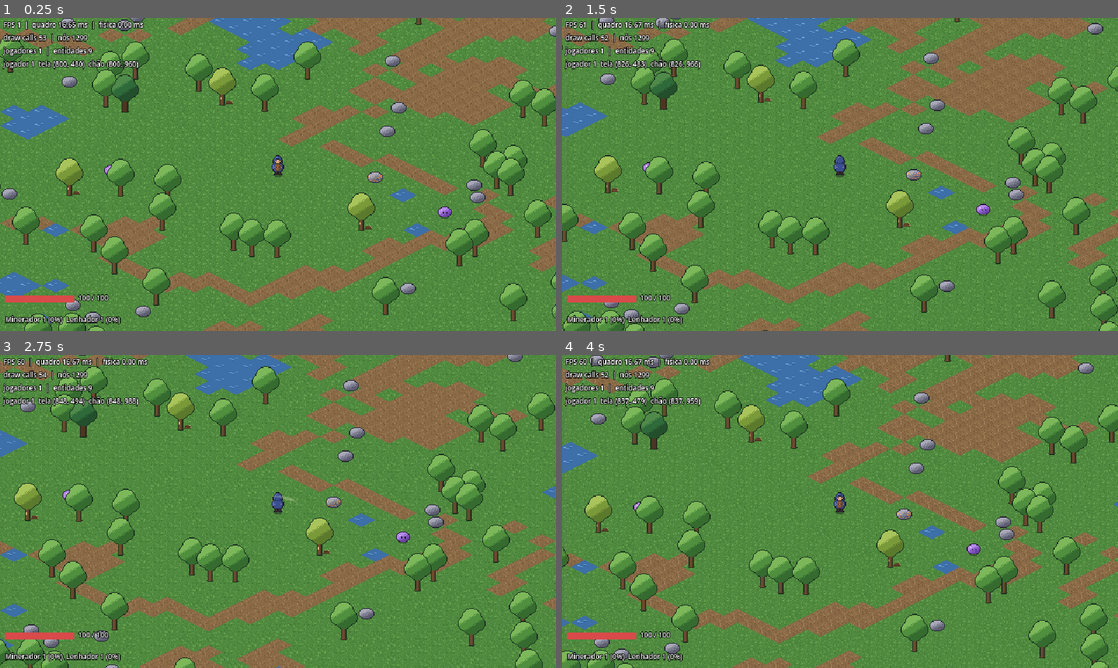
Above: before the commit, frames 1-4 (two rows, left to right).
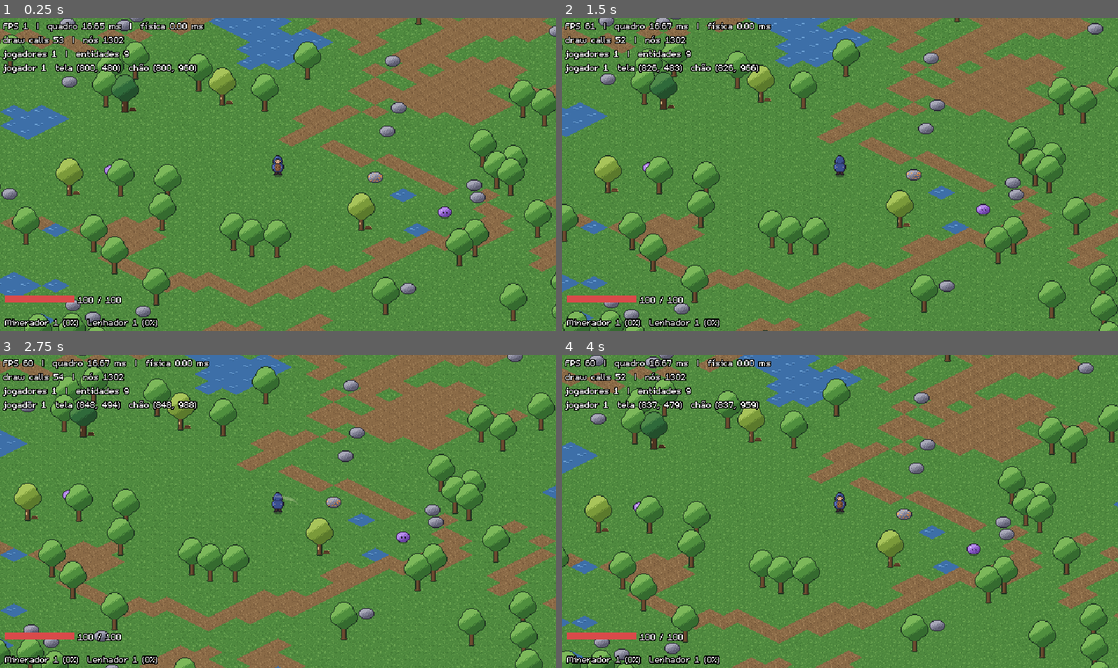
Above: after the commit, the same moments.

Repository: joaovictormendessilva/2d-isometric
Game: Godot game, scene res://scenes/main/main.tscn
Same seed, same stepped clock (60 frames per second), same inputs: the game is played once before the commit and once after it.
Inputs (mouse positions are in pixels of both pictures, inside the frame that each line leads up to):
- Up to frame 1 (0.25 s): no input
- Up to frame 2 (1.5 s): tap Enter at 0.5 s; move the mouse to (962, 158) at 0.52 s; press the mouse at (962, 158) at 0.53 s; hold D (move_right) 0.53-1.28 s; tap E (interact) at 0.8, 1.35 s; move the mouse to (728, 190) at 1.27 s; release the mouse at (728, 190) at 1.28 s; hold S (move_down) from 1.28 s (still down)
- Up to frame 3 (2.75 s): click (166, 527) at 1.55 s; move the mouse to (333, 442) at 2.02 s; release S (move_down) at 2.03 s; press the mouse at (333, 442) at 2.03 s; hold D (move_right) from 2.03 s (still down); tap E (interact) at 2.3 s
- Up to frame 4 (4 s): move the mouse to (812, 574) at 2.77 s; release D (move_right) at 2.78 s; release the mouse at (812, 574) at 2.78 s; hold W (move_up) 2.78-3.53 s; tap E (interact) at 2.85, 3.8 s; click (812, 574) at 3.05 s; move the mouse to (1006, 558) at 3.52 s; press the mouse at (1006, 558) at 3.53 s; hold A (move_left) from 3.53 s (still down)

The runs differ from the first frame. In frame 1, 3.6% of the frame differs, in the area x 0-37%, y 0-99%; in frame 2, 3.6%, in the area x 0-38%, y 0-99%; in frame 3, 3.6%; in frame 4, 3.6%.

Commit message:
E1 feedback: readable pixel font, staggered notices, gather prompt, marked old oak
- m5x7 pixel font (CC0, Daniel Linssen) as project font at size 16, no antialiasing;
  shared UI theme replaces per-label outline/size overrides
- HUD is a bottom-left column that grows upward; inventory line wraps
- Gain/level/refusal notices queue and appear one at a time (no overlapping text)
- InteractionPrompt: '[E] name' over the node in reach, or what is missing
- Gatherer.check() shared by gathering and prompt; refusal texts in one place
- Old oak gets the same 'gatherable' marks as the lumber tree (axe cut, log pile)

Diff:
--- /dev/null
+++ b/assets/ui/theme.tres
@@ -0,0 +1,8 @@
+[gd_resource type="Theme" format=3]
+
+[resource]
+default_font_size = 16
+Label/colors/font_outline_color = Color(0, 0, 0, 1)
+Label/constants/outline_size = 4
+VBoxContainer/constants/separation = 0
+HBoxContainer/constants/separation = 4
--- a/project.godot
+++ b/project.godot
@@ -85,6 +85,12 @@
 
 common/physics_interpolation=true
 
+[gui]
+
+theme/custom="res://assets/ui/theme.tres"
+theme/custom_font="res://assets/fonts/m5x7.ttf"
+theme/default_font_size=16
+
 [rendering]
 
 textures/canvas_textures/default_texture_filter=0
--- a/scenes/components/gatherer.gd
+++ b/scenes/components/gatherer.gd
@@ -74,20 +74,25 @@
 func try_gather(node: ResourceNode, slack: float = 0.0) -> bool:
 	if node == null or node.is_depleted() or _gap_to(node) > BALANCE.gather_range + slack:
 		return false
-	var tool := GatheringRules.best_tool(node.data, _tools())
-	var level := _skill_level(node.data.skill)
-	var check := GatheringRules.check(node.data, level, tool)
-	if check != GatheringRules.Check.OK:
-		refused.emit(node, check)
+	var result := check(node)
+	if result != GatheringRules.Check.OK:
+		refused.emit(node, result)
 		return false
 	stop()
 	_node = node
-	_duration = GatheringRules.gather_duration(node.data, level, tool, BALANCE)
+	_duration = GatheringRules.gather_duration(node.data, _skill_level(node.data.skill),
+		GatheringRules.best_tool(node.data, _tools()), BALANCE)
 	_time_left = _duration
 	_anchor = _body.position
 	_move_tolerance = MOVE_TOLERANCE + slack
 	started.emit(node, _duration)
 	return true
+
+
+## Este jogador pode coletar `node` (ferramenta e nível)?
+func check(node: ResourceNode) -> GatheringRules.Check:
+	return GatheringRules.check(node.data, _skill_level(node.data.skill),
+		GatheringRules.best_tool(node.data, _tools()))
 
 
 func stop() -> void:
--- a/scenes/main/main.gd
+++ b/scenes/main/main.gd
@@ -32,6 +32,7 @@
 @onready var _net_status: NetStatus = $UI/NetStatus
 @onready var _debug_overlay: DebugOverlay = $UI/DebugOverlay
 @onready var _player_feedback: PlayerFeedback = $PlayerFeedback
+@onready var _interaction_prompt: InteractionPrompt = $World/InteractionPrompt
 
 
 func _ready() -> void:
@@ -76,6 +77,7 @@
 	var progress := session.get_skills(local_player_id())
 	_hud.setup(character, inventory, items, progress, skills)
 	_player_feedback.setup(character, inventory, progress, items, skills, _damage_numbers)
+	_interaction_prompt.setup(character)
 
 
 ## Desliga teclado/controle do jogador local (testes e capturas dirigem o personagem
--- a/scenes/main/main.tscn
+++ b/scenes/main/main.tscn
@@ -10,6 +10,7 @@
 [ext_resource type="Script" path="res://scenes/net/network.gd" id="8_network"]
 [ext_resource type="Script" path="res://scenes/ui/net_status.gd" id="9_net_status"]
 [ext_resource type="Script" path="res://scenes/ui/player_feedback.gd" id="10_feedback"]
+[ext_resource type="Script" path="res://scenes/ui/interaction_prompt.gd" id="11_prompt"]
 
 [node name="Main" type="Node"]
 script = ExtResource("1_main")
@@ -22,6 +23,10 @@
 [node name="DamageNumbers" type="Node2D" parent="World"]
 z_index = 50
 script = ExtResource("6_numbers")
+
+[node name="InteractionPrompt" type="Node2D" parent="World"]
+z_index = 50
+script = ExtResource("11_prompt")
 
 [node name="Camera" type="Camera2D" parent="."]
 process_callback = 0
@@ -45,9 +50,6 @@
 offset_top = 2.0
 offset_right = 400.0
 offset_bottom = 60.0
-theme_override_colors/font_outline_color = Color(0, 0, 0, 1)
-theme_override_constants/outline_size = 3
-theme_override_font_sizes/font_size = 8
 script = ExtResource("4_debug")
 
 [node name="NetStatus" type="Label" parent="UI"]
@@ -61,59 +63,43 @@
 offset_bottom = 14.0
 grow_horizontal = 0
 horizontal_alignment = 2
-theme_override_colors/font_outline_color = Color(0, 0, 0, 1)
-theme_override_constants/outline_size = 3
-theme_override_font_sizes/font_size = 8
 script = ExtResource("9_net_status")
 
-[node name="Hud" type="Control" parent="UI"]
-layout_mode = 3
+[node name="Hud" type="VBoxContainer" parent="UI"]
 anchors_preset = 2
 anchor_top = 1.0
 anchor_bottom = 1.0
 offset_left = 6.0
-offset_top = -41.0
-offset_right = 206.0
+offset_top = -4.0
+offset_right = 306.0
 offset_bottom = -4.0
 grow_vertical = 0
 mouse_filter = 2
 script = ExtResource("7_hud")
 
-[node name="HealthBar" type="ColorRect" parent="UI/Hud"]
+[node name="HealthRow" type="HBoxContainer" parent="UI/Hud"]
+layout_mode = 2
+mouse_filter = 2
+
+[node name="HealthBar" type="ColorRect" parent="UI/Hud/HealthRow"]
+custom_minimum_size = Vector2(80, 8)
+layout_mode = 2
+size_flags_vertical = 4
+mouse_filter = 2
+color = Color(0.1, 0.07, 0.12, 0.85)
+
+[node name="Fill" type="ColorRect" parent="UI/Hud/HealthRow/HealthBar"]
 layout_mode = 0
 offset_right = 80.0
 offset_bottom = 8.0
-color = Color(0.1, 0.07, 0.12, 0.85)
+mouse_filter = 2
 
-[node name="Fill" type="ColorRect" parent="UI/Hud/HealthBar"]
-layout_mode = 0
-offset_right = 80.0
-offset_bottom = 8.0
-
-[node name="Value" type="Label" parent="UI/Hud/HealthBar"]
-layout_mode = 0
-offset_left = 84.0
-offset_top = -3.0
-offset_right = 160.0
-offset_bottom = 10.0
-theme_override_colors/font_outline_color = Color(0, 0, 0, 1)
-theme_override_constants/outline_size = 3
-theme_override_font_sizes/font_size = 8
+[node name="Value" type="Label" parent="UI/Hud/HealthRow"]
+layout_mode = 2
 
 [node name="Inventory" type="Label" parent="UI/Hud"]
-layout_mode = 0
-offset_top = 11.0
-offset_right = 200.0
-offset_bottom = 24.0
-theme_override_colors/font_outline_color = Color(0, 0, 0, 1)
-theme_override_constants/outline_size = 3
-theme_override_font_sizes/font_size = 8
+layout_mode = 2
+autowrap_mode = 3
 
 [node name="Skills" type="Label" parent="UI/Hud"]
-layout_mode = 0
-offset_top = 22.0
-offset_right = 300.0
-offset_bottom = 35.0
-theme_override_colors/font_outline_color = Color(0, 0, 0, 1)
-theme_override_constants/outline_size = 3
-theme_override_font_sizes/font_size = 8
+layout_mode = 2
--- a/scenes/ui/damage_numbers.gd
+++ b/scenes/ui/damage_numbers.gd
@@ -17,8 +17,8 @@
 
 func _ready() -> void:
 	var settings := LabelSettings.new()
-	settings.font_size = 8
-	settings.outline_size = 3
+	settings.font_size = 16
+	settings.outline_size = 4
 	settings.outline_color = Color.BLACK
 	for i in POOL_SIZE:
 		var label := Label.new()
--- /dev/null
+++ b/scenes/ui/gathering_texts.gd
@@ -0,0 +1,13 @@
+class_name GatheringTexts
+extends RefCounted
+## Textos da coleta mostrados ao jogador (um lugar só para o aviso flutuante e o rótulo).
+
+
+## Por que não dá para coletar; vazio se dá.
+static func refusal(data: ResourceNodeData, check: GatheringRules.Check) -> String:
+	match check:
+		GatheringRules.Check.NEEDS_TOOL:
+			return "Precisa de ferramenta nível %d" % data.min_tool_tier
+		GatheringRules.Check.NEEDS_LEVEL:
+			return "Precisa de %s nível %d" % [data.skill.display_name, data.min_skill_level]
+	return ""
--- a/scenes/ui/hud.gd
+++ b/scenes/ui/hud.gd
@@ -7,8 +7,9 @@
 var _items: ItemDatabase
 var _skills: DataCatalog
 
-@onready var _bar_fill: ColorRect = $HealthBar/Fill
-@onready var _health_label: Label = $HealthBar/Value
+@onready var _bar: ColorRect = $HealthRow/HealthBar
+@onready var _bar_fill: ColorRect = $HealthRow/HealthBar/Fill
+@onready var _health_label: Label = $HealthRow/Value
 @onready var _inventory_label: Label = $Inventory
 @onready var _skills_label: Label = $Skills
 
@@ -27,7 +28,7 @@
 
 
 func _on_health_changed(current: int, maximum: int) -> void:
-	_bar_fill.size.x = ($HealthBar as Control).size.x * current / maxf(maximum, 1)
+	_bar_fill.size.x = _bar.custom_minimum_size.x * current / maxf(maximum, 1)
 	_health_label.text = "%d / %d" % [current, maximum]
 
 
--- /dev/null
+++ b/scenes/ui/interaction_prompt.gd
@@ -0,0 +1,51 @@
+class_name InteractionPrompt
+extends Node2D
+## Rótulo sobre o ponto de coleta ao alcance do jogador LOCAL: "[E] Árvore de lenha", ou o que
+## falta para coletar ("Carvalho antigo: precisa de ferramenta nível 2"). Assim todo ponto
+## coletável se identifica quando o jogador chega perto. Só apresentação.
+
+const READY_COLOR := Color("e8c15a")
+const BLOCKED_COLOR := Color("ff9f6b")
+const LABEL_SIZE := Vector2(240, 12)
+## Distância entre o topo do desenho do ponto e o rótulo.
+const MARGIN := 2.0
+## Procura o ponto 10 vezes por segundo (busca física), não todo quadro.
+const REFRESH_INTERVAL := 0.1
+
+var _character: Character
+var _label := Label.new()
+var _refresh_left := 0.0
+
+
+func _ready() -> void:
+	_label.size = LABEL_SIZE
+	_label.horizontal_alignment = HORIZONTAL_ALIGNMENT_CENTER
+	_label.vertical_alignment = VERTICAL_ALIGNMENT_BOTTOM
+	_label.position = Vector2(-LABEL_SIZE.x / 2.0, -LABEL_SIZE.y)
+	add_child(_label)
+	visible = false
+
+
+func setup(character: Character) -> void:
+	_character = character
+
+
+func _physics_process(delta: float) -> void:
+	_refresh_left -= delta
+	if _refresh_left > 0.0:
+		return
+	_refresh_left = REFRESH_INTERVAL
+	var gatherer := _character.gatherer if is_instance_valid(_character) else null
+	var node := gatherer.find_node() if gatherer and not gatherer.is_gathering() else null
+	visible = node != null
+	if not visible:
+		return
+	var sprite: Sprite2D = node.get_node("Sprite")
+	position = node.position + Vector2(0.0, sprite.get_rect().position.y - MARGIN)
+	var refusal := GatheringTexts.refusal(node.data, gatherer.check(node))
+	if refusal.is_empty():
+		_label.text = "[E] %s" % node.data.display_name
+		_label.modulate = READY_COLOR
+	else:
+		_label.text = "%s: %s" % [node.data.display_name, refusal.to_lower()]
+		_label.modulate = BLOCKED_COLOR
--- a/scenes/ui/player_feedback.gd
+++ b/scenes/ui/player_feedback.gd
@@ -1,18 +1,24 @@
 class_name PlayerFeedback
 extends Node
 ## Avisos flutuantes do jogador LOCAL: itens ganhos ("+1 Madeira"), nível de coleta subindo e
-## por que não dá para coletar ("Precisa de ferramenta nível 2"). Só apresentação.
+## por que não dá para coletar ("Precisa de ferramenta nível 2"). Avisos que chegam juntos
+## (ex.: minério e pedra da mesma coleta) saem um de cada vez, sem se sobrepor. Só apresentação.
 
 const GAIN_COLOR := Color("e8e0b0")
 const LEVEL_COLOR := Color("8fe388")
 const REFUSED_COLOR := Color("ff9f6b")
 const MESSAGE_TIME := 1.2
+## Intervalo entre avisos seguidos.
+const MESSAGE_INTERVAL := 0.3
+const MAX_QUEUED := 6
 
 var _character: Character
 var _items: ItemDatabase
 var _skills: DataCatalog
 var _numbers: DamageNumbers
 var _levels: Dictionary[StringName, int] = {}
+var _queue: Array[Array] = []  # [texto, cor]
+var _wait := 0.0
 
 
 func setup(character: Character, inventory: Inventory, progress: SkillProgress,
@@ -45,14 +51,19 @@
 
 
 func _on_gather_refused(node: ResourceNode, reason: GatheringRules.Check) -> void:
-	var data := node.data
-	match reason:
-		GatheringRules.Check.NEEDS_TOOL:
-			_show("Precisa de ferramenta nível %d" % data.min_tool_tier, REFUSED_COLOR)
-		GatheringRules.Check.NEEDS_LEVEL:
-			_show("Precisa de %s nível %d" % [data.skill.display_name, data.min_skill_level],
-				REFUSED_COLOR)
+	_show(GatheringTexts.refusal(node.data, reason), REFUSED_COLOR)
 
 
 func _show(text: String, color: Color) -> void:
-	_numbers.show_text(_character.position, text, color, MESSAGE_TIME)
+	if _queue.size() >= MAX_QUEUED:
+		_queue.pop_front()  # avisos velhos perdem a vez
+	_queue.append([text, color])
+
+
+func _process(delta: float) -> void:
+	_wait -= delta
+	if _wait > 0.0 or _queue.is_empty():
+		return
+	var message: Array = _queue.pop_front()
+	_numbers.show_text(_character.position, message[0], message[1], MESSAGE_TIME)
+	_wait = MESSAGE_INTERVAL
--- a/tools/generate_placeholder_art.gd
+++ b/tools/generate_placeholder_art.gd
@@ -166,8 +166,8 @@
 	_save(_character_sheet(), OUT_DIR + "character.png")
 	_save(_tree(LEAVES, TRUNK), OUT_DIR + "tree.png")
 	_save(_rock(), OUT_DIR + "rock.png")
-	_save(_lumber_tree(), OUT_DIR + "lumber_tree.png")
-	_save(_tree(OAK_LEAVES, OAK_TRUNK, 3), OUT_DIR + "old_oak.png")
+	_save(_marked_tree(LUMBER_LEAVES, TRUNK, 2), OUT_DIR + "lumber_tree.png")
+	_save(_marked_tree(OAK_LEAVES, OAK_TRUNK, 3), OUT_DIR + "old_oak.png")
 	_save(_stump(TRUNK), OUT_DIR + "stump.png")
 	_save(_stump(OAK_TRUNK), OUT_DIR + "oak_stump.png")
 	_save(_rock(COPPER), OUT_DIR + "copper_vein.png")
@@ -393,15 +393,17 @@
 		or (y == 45 and x >= 15 - half_width and x <= 16 + half_width)
 
 
-## Árvore de lenha: copa mais clara, marca de machado no tronco e lenha empilhada ao pé.
-func _lumber_tree() -> Image:
-	var img := _tree(LUMBER_LEAVES, TRUNK)
+## Árvore coletável: a marca de todo ponto de madeira é o corte de machado no tronco e a lenha
+## empilhada ao pé (o resto do cenário não tem), na cor da própria madeira.
+func _marked_tree(leaves: Array, trunk: Array, trunk_width: int) -> Image:
+	var img := _tree(leaves, trunk, trunk_width)
 	for y in range(37, 40):
-		img.set_pixel(14, y, ICON_PALETTE["r"])
+		img.set_pixel(16 - trunk_width, y, ICON_PALETTE["r"])
 	for log_row: Array in [[43, 20, 27], [41, 21, 26]]:
-		for x in range(log_row[1], log_row[2] + 1):
-			img.set_pixel(x, log_row[0], TRUNK[0] if x < log_row[2] else ICON_PALETTE["r"])
-			img.set_pixel(x, log_row[0] + 1, TRUNK[1])
+		for x in range(log_row[1] + trunk_width - 2, log_row[2] + trunk_width - 1):
+			var end: bool = x == log_row[2] + trunk_width - 2
+			img.set_pixel(x, log_row[0], ICON_PALETTE["r"] if end else trunk[0])
+			img.set_pixel(x, log_row[0] + 1, trunk[1])
 	return img
 
 
Not shown, added: assets/fonts/m5x7-LICENSE.txt
Binary file added: assets/fonts/m5x7.ttf
Not shown, added: assets/fonts/m5x7.ttf.import
Binary file changed: assets/sprites/placeholder/old_oak.png
Not shown: 1 places in scenes/main/main.tscn that only renumber resources
Not shown, added: scenes/ui/gathering_texts.gd.uid
Not shown, added: scenes/ui/interaction_prompt.gd.uid
Not shown, added: tests/test_gathering.gd.uid
